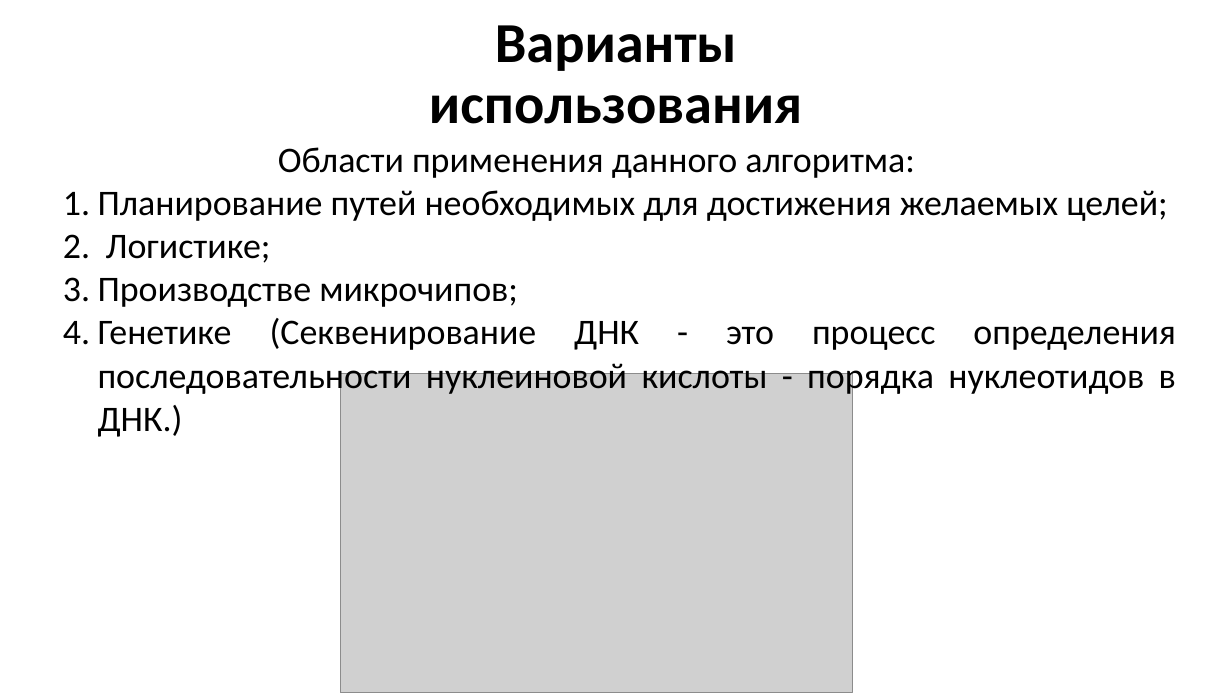
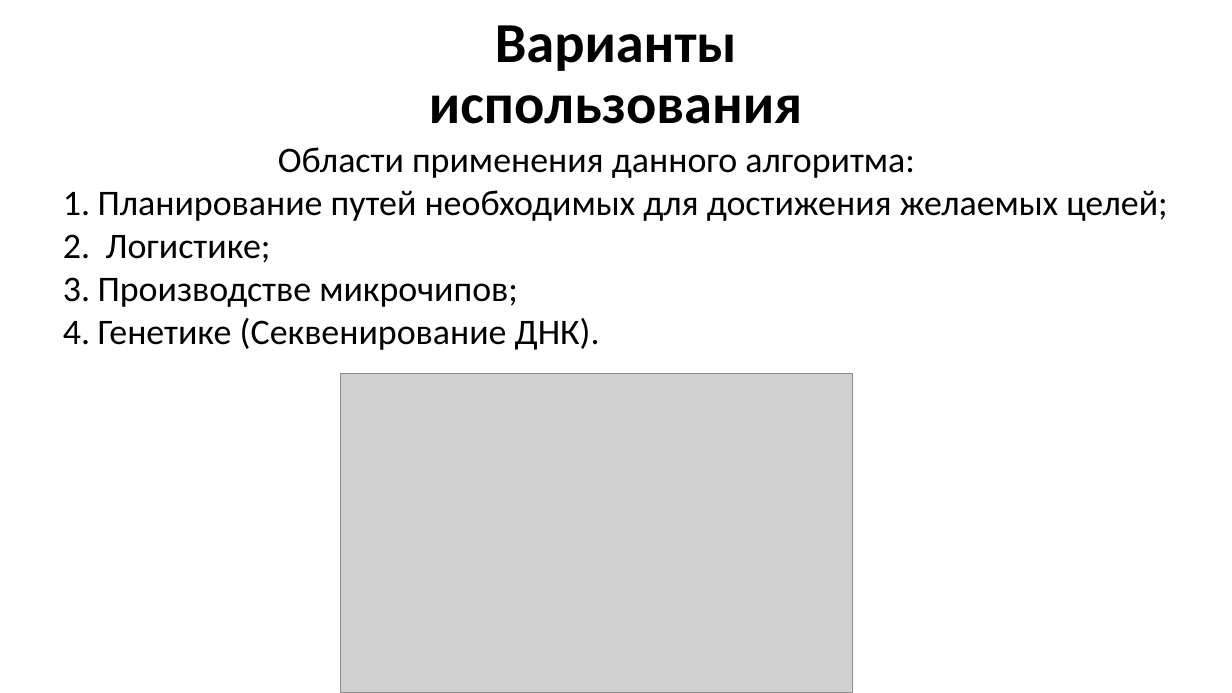
Before and after one commit to mgtippet33/Bitonic_TSP, a slide deck: slide 8 of Битонический коммивояжёр.pptx. Drawn at 1232x693 pixels with LibreOffice and Linux fonts; fonts in the diff are those of the drawing; grey boxes stand for pictures. Boxes give left, top, right and bottom in pixels: in the first picture for what was removed or moved away, otherwise in the second. Text is boxed around its words. In the diff, an @@ line names an element or a change of style, - is before the commit and + after.

```diff
--- a/Битонический коммивояжёр.pptx
+++ b/Битонический коммивояжёр.pptx
@@ text at (x1=98, y1=318, x2=600, y2=350): text changed @@
-  4. Генетике (Секвенирование ДНК - это процесс определения последовательности нуклеиновой кислоты - порядка нуклеотидов в ДНК.)
+  4. Генетике (Секвенирование ДНК).
```
Also in this commit, not shown: 1 other slide changed.
